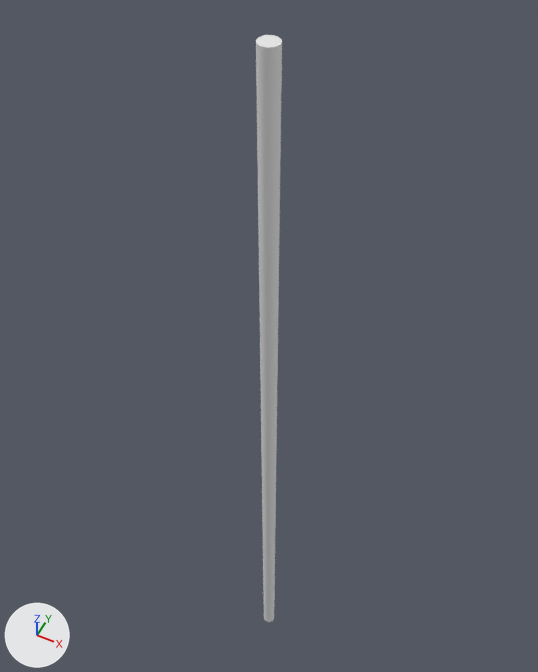
The FBX model GRAVYRINTH/Assets/RINCK/object/pole 1.fbx: old version first, new version second.
The view is the same before and after, from a 50 mm lens placed at (0.212, -0.425, 0.731), pointed at (-0.044, 0.089, 0.089). Arrows for +X, +Y and +Z are at lower left; the lights stay in place. Where no turn or scale is listed for an object, it has been applied to the vertices.

Names of what the first picture shows: 'pole'.
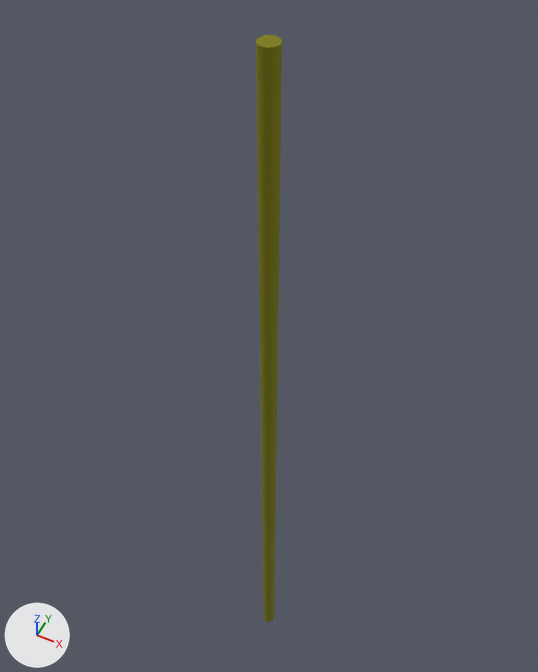
What the commit changed:
Picture 'gold.png' (img_gold_png) is new.
Material 'gold' (mat_gold) is new.
Its texture is img_gold_png (with its transparency).
Its roughness is 0.968.
me_pole has 42 vertices, 60 faces and spans x -0.009..0.009, y -0.009..0.009, z -0.493..0.493.
me_pole no longer uses material mat_mat1 (white #e7e7e7).
me_pole now uses material mat_gold (picture img_gold_png).

Boxes [x1, y1, x2, y2] around the edits, measured in the pictures (538 x 672 px):
'pole', recoloured (grey to yellow)
    both: [256, 35, 282, 622]
